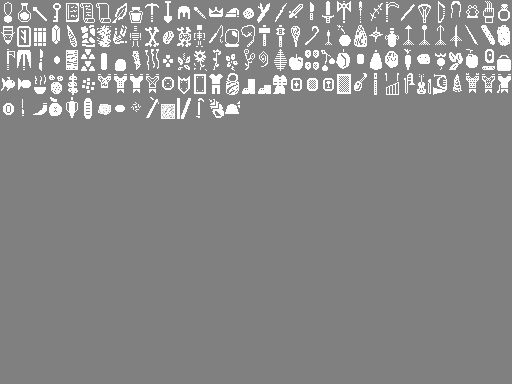
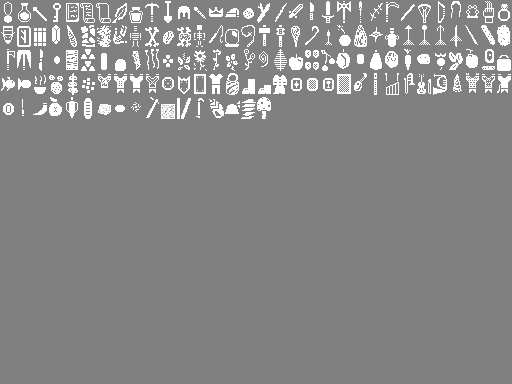
Comparing the layer stacks of the two 512 x 384 images. Changes:
painted on "Background" over [241, 97, 271, 119]
